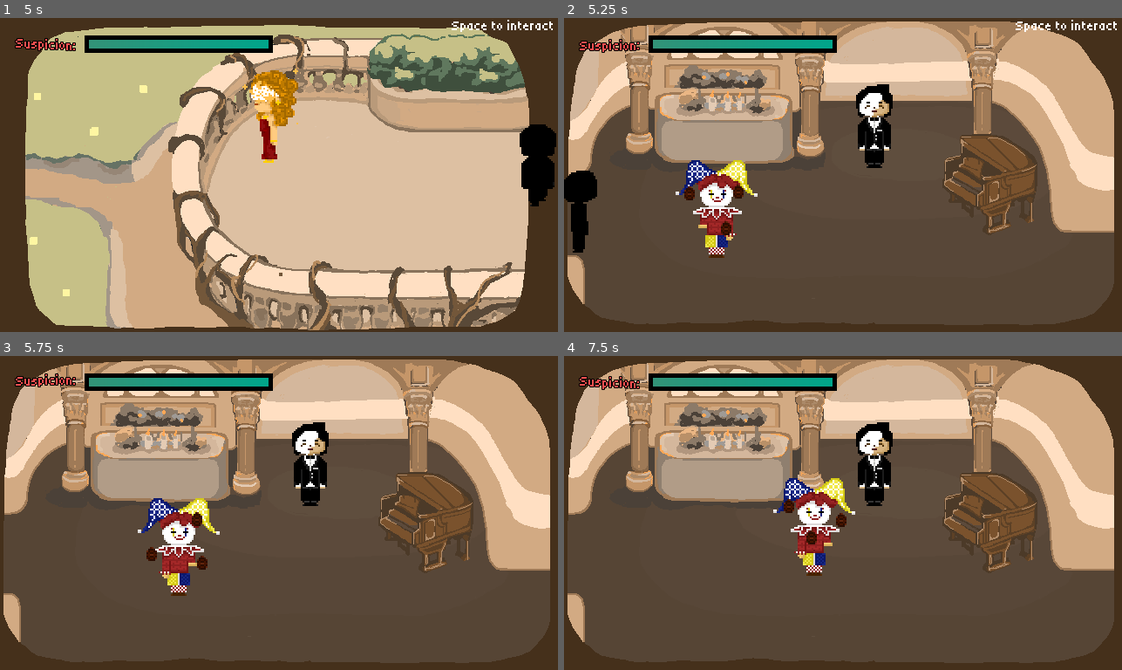
Above: before the commit, frames 1-4 (two rows, left to right).
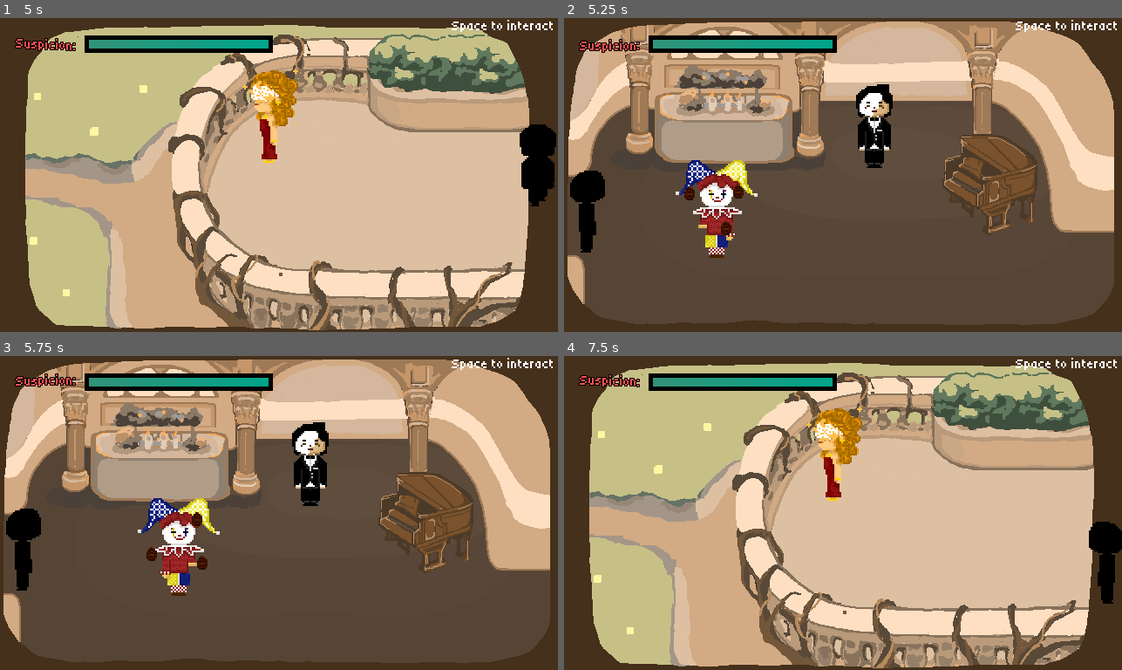
Above: after the commit, the same moments.

Repository: Tanner202/masquerade_game
Game: Godot game, scene res://Scenes/StartScene.tscn
Two runs of this game, one before a commit and one after it. Both use one fixed random seed, a clock stepped at 60 frames per second and the inputs below. Sound files missing from this copy of the repository are replaced by a short silence.
Inputs (mouse positions are in pixels of both pictures, inside the frame that each line leads up to):
- Up to frame 1 (5 s): click "[font_size=16]Start" at 0.5 s; click "[color=white][font_size=24][w…" at 1.25 s; move the mouse to (401, 159) at 2.02 s; hold D (right) 2.03-2.78 s; hold Space (interact) 2.03-2.78 s; move the mouse to (167, 190) at 2.77 s; hold S (down) 2.78-3.53 s; click (167, 190) at 2.85 s; move the mouse to (334, 105) at 3.52 s; hold D (right) 3.53-4.28 s; hold Space (interact) 3.53-4.28 s; move the mouse to (251, 237) at 4.27 s; hold W (up) from 4.28 s (still down); click (251, 237) at 4.35 s
- Up to frame 2 (5.25 s): move the mouse to (1010, 222) at 5.02 s; release W (up) at 5.03 s; hold A (left) from 5.03 s (still down); hold Space (interact) from 5.03 s (still down)
- Up to frame 3 (5.75 s): keep holding A (left); keep holding Space (interact)
- Up to frame 4 (7.5 s): move the mouse to (675, 465) at 5.77 s; release Space (interact) at 5.78 s; click (675, 465) at 5.85 s; move the mouse to (870, 513) at 6.52 s; release A (left) at 6.53 s; hold S (down) 6.53-7.28 s; hold Space (interact) 6.53-7.28 s; move the mouse to (759, 434) at 7.27 s; hold D (right) from 7.28 s (still down); click (759, 434) at 7.35 s

Frame 1 is identical in both runs. In frame 2, 0.7% of the frame differs, in the area x 0-8%, y 48-75%; in frame 3, 1.1%; in frame 4, 82%, in the area x 0-100%, y 0-100%.

Commit message:
adjust ballroom navigation and collision polygons

Diff:
--- a/Scenes/ballroom.tscn
+++ b/Scenes/ballroom.tscn
@@ -50,6 +50,7 @@
 [node name="UI" parent="." unique_id=318653403 instance=ExtResource("6_3wjai")]
 
 [node name="NavigationRegion2D" type="NavigationRegion2D" parent="." unique_id=2010469749]
+visible = false
 position = Vector2(8, -10)
 navigation_polygon = SubResource("NavigationPolygon_1ainy")
 
@@ -85,10 +86,10 @@
 [node name="LevelCollision" type="StaticBody2D" parent="LevelCollisions" unique_id=381278146]
 
 [node name="CollisionPolygon2D" type="CollisionPolygon2D" parent="LevelCollisions/LevelCollision" unique_id=2095876180]
-polygon = PackedVector2Array(-318, 40, -295, 37, -288, 16, - …(285 unchanged characters)…  231, 80, 235, 92, 244, 101, 260, 102, 308, 103, 322, 102, 322, -157, -335, -155, -331, 37)
+polygon = PackedVector2Array(-318, 40, -295, 37, -288, 16, - …(285 unchanged characters)…  231, 80, 235, 92, 244, 101, 260, 102, 310, 103, 313, 177, 318, 179, 322, -157, -335, -155, -342, 144, -325, 147)
 
 [node name="CollisionPolygon2D2" type="CollisionPolygon2D" parent="LevelCollisions/LevelCollision" unique_id=710325857]
-polygon = PackedVector2Array(-305, 125, -299, 131, -295, 142, -295, 183, -283, 193, -266, 200, -210, 203, 244, 204, 286, 194, 291, 185, 309, 172, 323, 174, 328, 222, -335, 225, -330, 127)
+polygon = PackedVector2Array(-305, 125, -299, 131, -295, 142, -295, 183, -283, 193, -266, 200, -210, 203, 244, 204, 286, 194, 291, 185, 309, 172, 323, 174, 328, 222, -335, 225, -337, 125)
 
 [node name="AudioManager" type="Node" parent="." unique_id=1563148427]
 script = ExtResource("10_trbkl")
